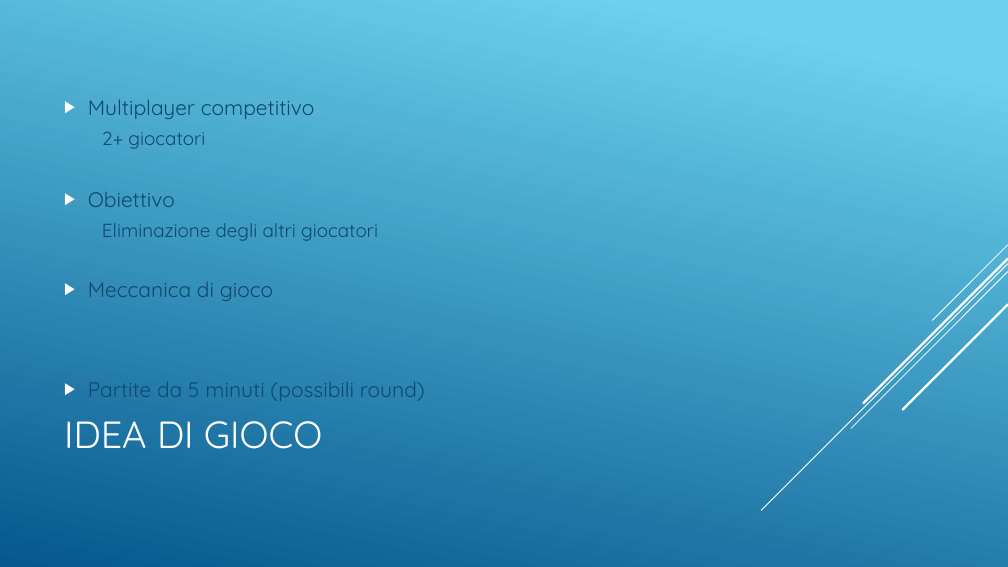
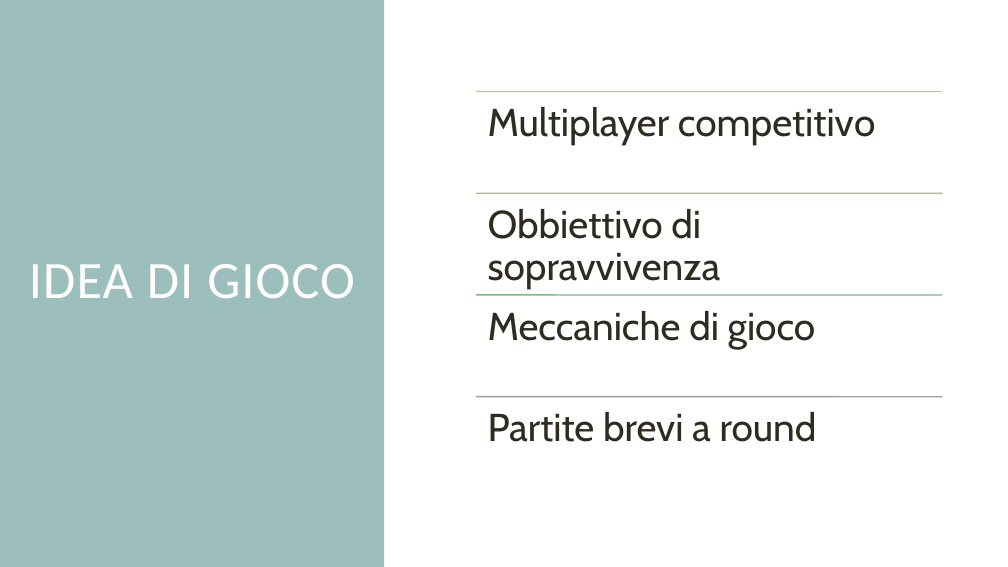
Before and after one commit to mirkoalicastro/outta-my-circle, a slide deck: slide 2 of Pitch/PITCH.pptx. Drawn at 1008x567 pixels with LibreOffice and Linux fonts; fonts in the diff are those of the drawing. Boxes give left, top, right and bottom in pixels: in the first picture for what was removed or moved away, otherwise in the second. Text is boxed around its words. In the diff, an @@ line names an element or a change of style, - is before the commit and + after.

Commit message:
Updated theme

```diff
--- a/Pitch/PITCH.pptx
+++ b/Pitch/PITCH.pptx
@@ background gradient #6ED2EB to #06588E to #FFFFFF @@
@@ rectangle added at [0, 0, 384, 567], fill #9CBEBD @@
@@ title "IDEA DI GIOCO": place and size @@
-title "IDEA DI GIOCO" at [64, 421, 322, 449]
+title "IDEA DI GIOCO" at [29, 264, 354, 298]
@@ title "IDEA DI GIOCO" at [29, 264, 354, 298]: size 36 to 50 pt, font Quicksand to Calibri, letter spacing 0 to 1 pt; alignment left to centre; line spacing 1 to 0.8 @@
@@ text removed at [88, 99, 425, 401] @@
-▶ Multiplayer competitivo
-  2+ giocatori
-▶ Obiettivo
-  Eliminazione degli altri giocatori
-▶ Meccanica di gioco
-▶ Partite da 5 minuti (possibili round)
@@ group removed at [761, 245, 1008, 510]: 5 lines @@
@@ group added at [476, 91, 943, 442]: 4 lines, 4 texts @@
+Multiplayer competitivo
+Obbiettivo di sopravvivenza
+Meccaniche di gioco
+Partite brevi a round
```
Also in this commit, not shown: 8 other slides changed.
